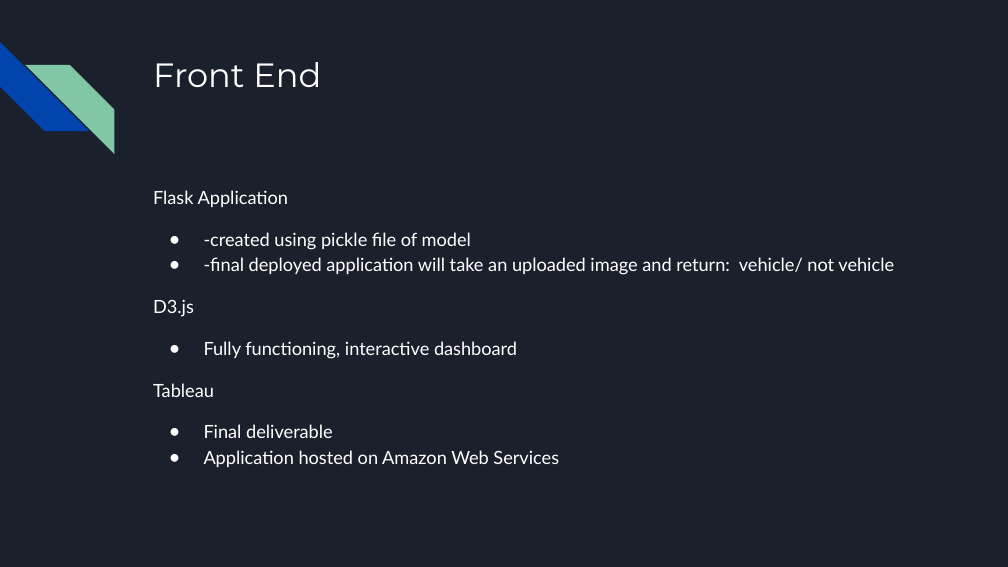
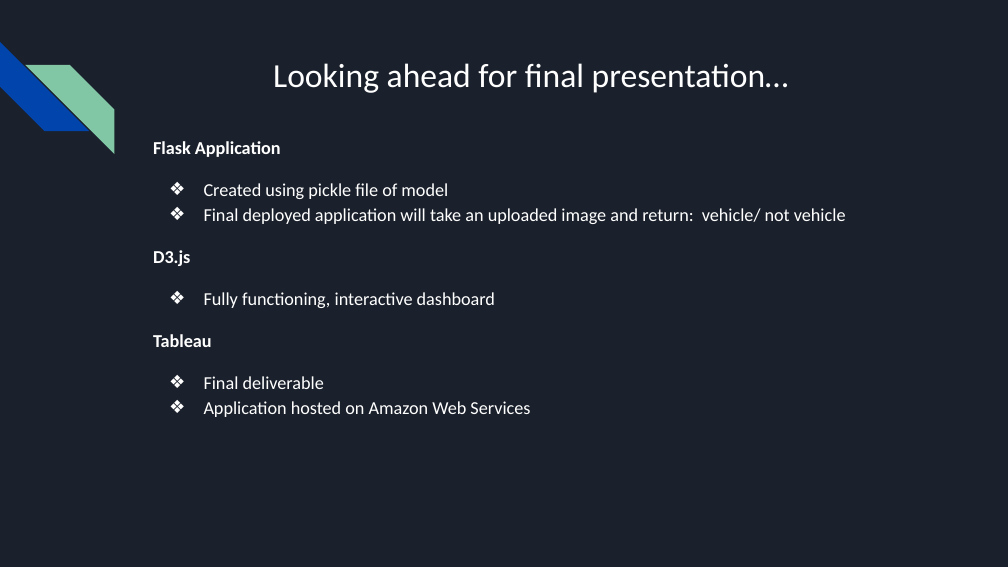
Before and after one commit to jillibus/Vechicle-Identification, a slide deck: slide 9 of Vehicle Identification Draft.pptx (slide 8 before the commit). Drawn at 1008x567 pixels with LibreOffice and Linux fonts; fonts in the diff are those of the drawing. Boxes give left, top, right and bottom in pixels: in the first picture for what was removed or moved away, otherwise in the second. Text is boxed around its words. In the diff, an @@ line names an element or a change of style, - is before the commit and + after.

```diff
--- a/Vehicle Identification Draft.pptx
+++ b/Vehicle Identification Draft.pptx
@@ title removed at <box>153,62,321,87</box> @@
-Front End
@@ title added at <box>273,63,789,93</box>, 24 pt, text #FFFFFF @@
+Looking ahead for final presentation…
@@ text "Flask Application": place and size @@
-text "Flask Application" at <box>153,190,894,467</box>
+text "Flask Application" at <box>153,141,846,417</box>
@@ text at <box>153,141,530,417</box>: font Lato to Calibri in "Flask Application", "D3.js", "Fully functioning, interactive dashboard", "Tableau" and 2 more places; bold on in "Flask Application", "D3.js", "Tableau"; bullet ● to ❖ @@
@@ text at <box>204,183,846,224</box>: text changed; font Lato to Calibri @@
-● -created using pickle file of model
-● -final deployed application will take an uploaded image and return: vehicle/ not vehicle
+❖ Created using pickle file of model
+❖ Final deployed application will take an uploaded image and return: vehicle/ not vehicle
```
Also in this commit, not shown: 3 other slides changed, 2 slides added, 2 slides removed.
